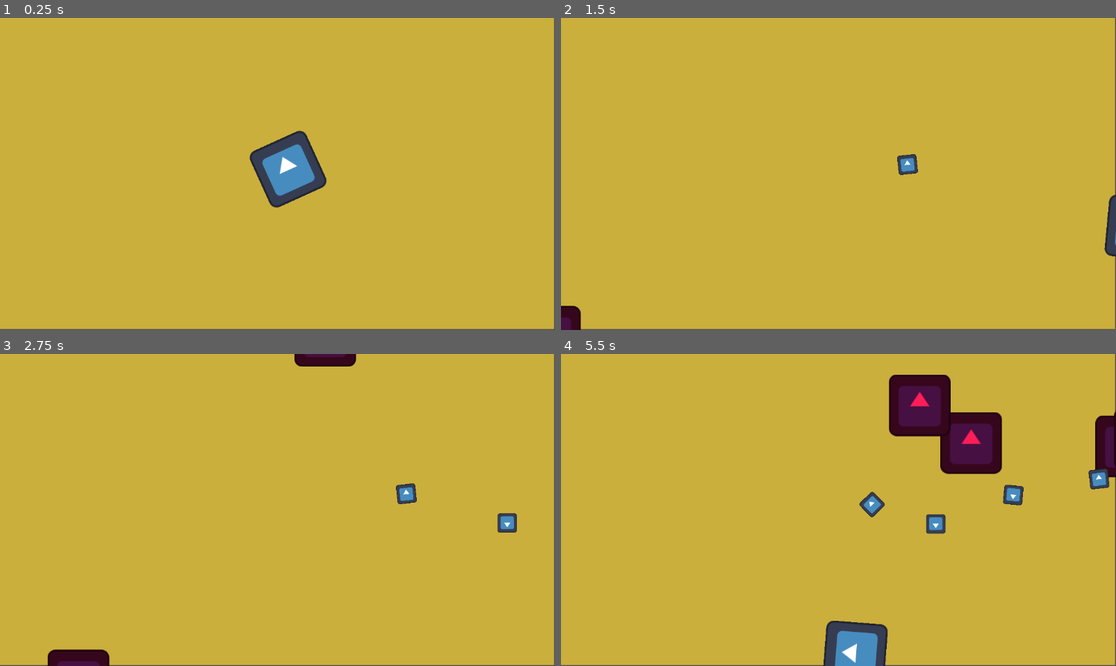
Above: before the commit, frames 1-4 (two rows, left to right).
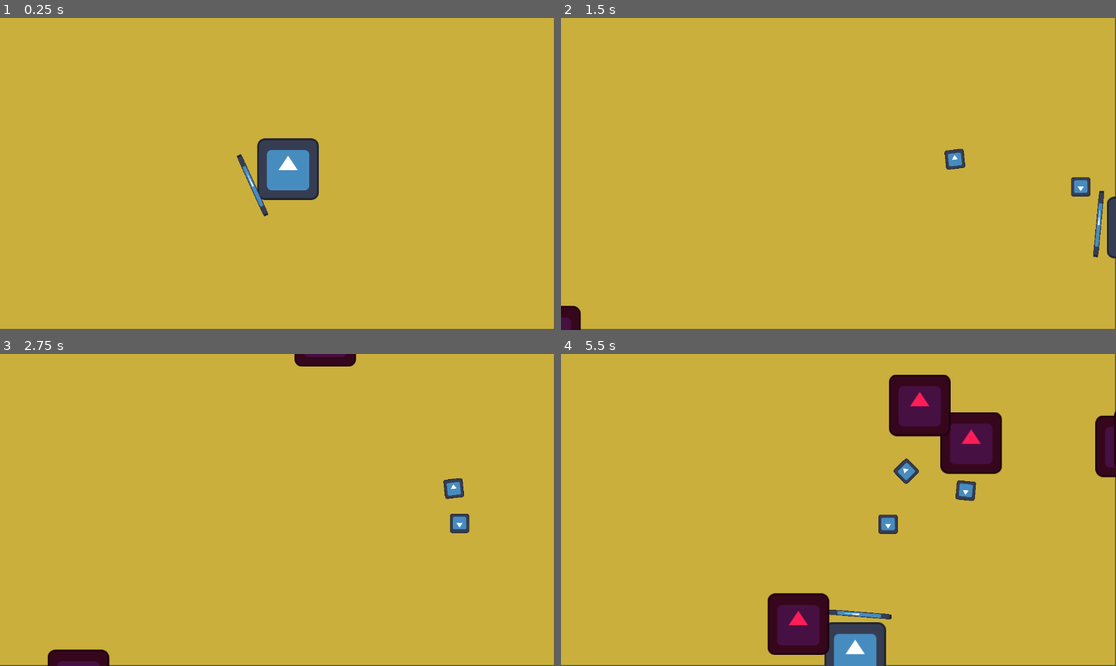
Above: after the commit, the same moments.

Repository: NicholasNg380/PING
Game: Godot game, scene res://scenes/Game.tscn
The game is run twice, just before and just after one commit, with the same random seed, the same clock (stepped at 60 frames per second) and the same inputs. The engine's default icon, where the game draws it, is replaced by a stand-in: a white triangle on a blue panel in a dark square.
Inputs (mouse positions are in pixels of both pictures, inside the frame that each line leads up to):
- Up to frame 1 (0.25 s): no input
- Up to frame 2 (1.5 s): tap Enter at 0.5 s; move the mouse to (960, 158) at 0.52 s; hold D (right) 0.53-1.28 s; tap Space (hit) at 0.6, 1.35 s; move the mouse to (727, 189) at 1.27 s; hold S (down) from 1.28 s (still down)
- Up to frame 3 (2.75 s): move the mouse to (333, 441) at 2.02 s; release S (down) at 2.03 s; hold D (right) from 2.03 s (still down); tap Shift (shift) at 2.1 s; tap Space (hit) at 2.3 s
- Up to frame 4 (5.5 s): move the mouse to (810, 572) at 2.77 s; release D (right) at 2.78 s; hold W (up) 2.78-3.53 s; tap Space (hit) at 2.85, 3.6, 4.55, 5.1 s; move the mouse to (1005, 556) at 3.52 s; hold A (left) 3.53-5.03 s; move the mouse to (672, 463) at 4.27 s; tap Shift (shift) at 4.35 s; move the mouse to (866, 510) at 5.02 s; hold S (down) from 5.03 s (still down)

The runs differ from the first frame. In frame 1, 1.3% of the frame differs, in the area x 42-59%, y 36-64%; in frame 2, 1.0%; in frame 3, 0.9%; in frame 4, 4.2%, in the area x 37-99%, y 33-100%.

Commit message:
Hit cone and bullet
A hit cone was added where the bullet shoots infront of it

Diff:
--- a/scenes/Player.tscn
+++ b/scenes/Player.tscn
@@ -2,6 +2,7 @@
 
 [ext_resource type="Script" uid="uid://4g7r8ubgawo3" path="res://scripts/player.gd" id="1_v6fml"]
 [ext_resource type="Texture2D" uid="uid://b68vj6s7fxrwm" path="res://assets/sprites/icon.svg" id="2_kne1u"]
+[ext_resource type="PackedScene" uid="uid://nu2gcom1lpeu" path="res://scenes/paddle.tscn" id="3_3li8b"]
 
 [sub_resource type="RectangleShape2D" id="RectangleShape2D_xhfnw"]
 size = Vector2(126, 127)
@@ -16,4 +17,4 @@
 position = Vector2(0, -0.5)
 shape = SubResource("RectangleShape2D_xhfnw")
 
-[node name="Marker2D" type="Marker2D" parent="." unique_id=2125660590]
+[node name="Node2D" parent="." unique_id=1252679974 instance=ExtResource("3_3li8b")]
--- /dev/null
+++ b/scenes/paddle.gd
@@ -0,0 +1,20 @@
+class_name paddle extends Node2D
+
+const BALL = preload("res://scenes/Ball.tscn")
+
+@onready var arrow: Marker2D = $Marker2D
+
+func _process(delta: float) -> void:
+	look_at(get_global_mouse_position())
+
+	rotation_degrees = wrap(rotation_degrees, 0, 360)
+	if rotation_degrees > 90 and rotation_degrees < 270:
+		scale.y = -1
+	else:
+		scale.y = 1
+
+	if Input.is_action_just_pressed("hit"):
+		var ball_instance = BALL.instantiate()
+		get_tree().root.add_child(ball_instance)
+		ball_instance.global_position = arrow.global_position
+		ball_instance.rotation = rotation
--- /dev/null
+++ b/scenes/paddle.tscn
@@ -0,0 +1,16 @@
+[gd_scene format=3 uid="uid://nu2gcom1lpeu"]
+
+[ext_resource type="Script" uid="uid://cu2l6b8qtgij8" path="res://scenes/paddle.gd" id="1_y7wee"]
+[ext_resource type="Texture2D" uid="uid://b68vj6s7fxrwm" path="res://assets/sprites/icon.svg" id="2_mo4dg"]
+
+[node name="Paddle" type="Node2D" unique_id=1252679974]
+script = ExtResource("1_y7wee")
+
+[node name="Sprite2D" type="Sprite2D" parent="." unique_id=1316736803]
+position = Vector2(81.00001, 1.9073486e-06)
+scale = Vector2(0.0859375, 1.078125)
+texture = ExtResource("2_mo4dg")
+
+[node name="Marker2D" type="Marker2D" parent="." unique_id=1047595819]
+position = Vector2(99.00001, 0)
+scale = Vector2(0.0859375, 1.078125)
--- a/scripts/player.gd
+++ b/scripts/player.gd
@@ -40,20 +40,3 @@
 			can_dash = true
 
 	move_and_slide()
-
-const BALL = preload("res://scenes/Ball.tscn")
-
-func _process(delta: float) -> void:
-	look_at(get_global_mouse_position())
-
-	rotation_degrees = wrap(rotation_degrees, 0, 360)
-	if rotation_degrees > 90 and rotation_degrees < 270:
-		scale.y = -1
-	else:
-		scale.y = 1
-
-	if Input.is_action_just_pressed("hit"):
-		var ball_instance = BALL.instantiate()
-		get_tree().root.add_child(ball_instance)
-		ball_instance.global_position = global_position
-		ball_instance.rotation = rotation
Not shown, added: scenes/paddle.gd.uid
